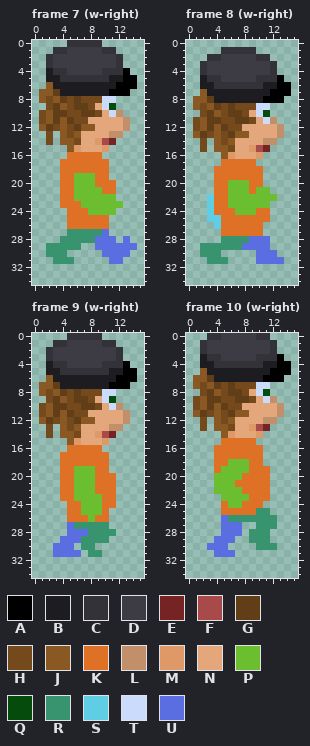
Pixel-art file -- art/cfe-reb.aseprite. The picture above is the old version.
16x35 pixels, 14 frames. Shown: frame 7 (w-right), frame 8 (w-right), frame 9 (w-right), frame 10 (w-right). The commit also changed other frames, which this record leaves out.
Palette (. is transparent): A #000000  B #1d1c21  C #333239  D #3d3b44  E #762323  F #a84a4a  G #613e18  H #744a1c  J #8a5822  K #df7126  L #c28f6b  M #df9968  N #e3a77b  P #6abe30  Q #054c0c  R #37946e  S #5fcde4  T #cbdbfc  U #5b6ee1
New version:
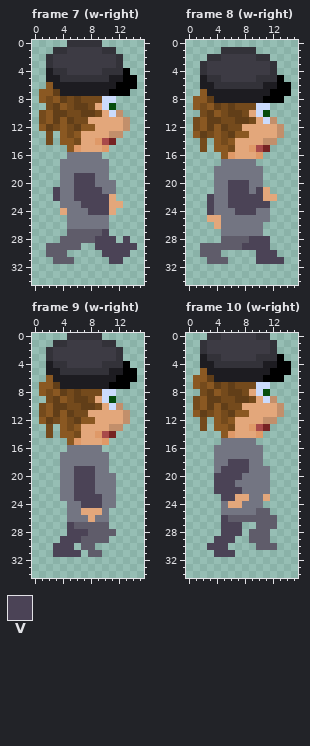
Colours new in this view: V #4b4356
Message: Colored walk
The edit:
@@ palette @@
-K #df7126
+K #737582
-R #37946e
+R #5f5c6a
--- frame 7 (w-right), layer "reb"
@@ x 0..15 @@
 18 ....KKKKKKK.....
-19 ....KKPPPKK.....
-20 ....KKPPPKKK....
-21 ....KKPPPPKK....
-22 ....KKPPPPPP....
-23 ....KKKPPPPPP...
-24 .....KKKPPPP....
+19 ....KKVVVKK.....
+20 ....KKVVVKKK....
+21 ...VKKVVVVKK....
+22 ...VKKVVVVVN....
+23 ....KKKVVVVNN...
+24 ....NKKKVVVN....
 25 .....KKKKKK.....
 26 .....KKKKKK.....
-27 .....RRRRRU.....
-28 ....RRRRRUUU.U..
-29 ..RRRRR..UUUUUU.
-30 ..RRR.....UUUU..
-31 ...RRR.....UU...
+27 .....RRRRRV.....
+28 ....RRRRRVVV.V..
+29 ..RRRRR..VVVVVV.
+30 ..RRR.....VVVV..
+31 ...RRR.....VV...
 32 ................
--- frame 8 (w-right), layer "reb"
@@ x 0..15 @@
 19 ....KKKKKKK.....
-20 ....KKPPPKK.....
-21 ....KKPPPKPP....
-22 ...SKKPPPPPPP...
-23 ...SKKPPPPPP....
-24 ...SKKKPPPKK....
-25 ...SSKKKKKKK....
-26 ....SKKKKKK.....
+20 ....KKVVVKK.....
+21 ....KKVVVKVN....
+22 ...VKKVVVVVNN...
+23 ...VKKVVVVVV....
+24 ...VKKKVVVKK....
+25 ...NNKKKKKKK....
+26 ....NKKKKKK.....
 27 .....KKKKKK.....
-28 .....RRRRUUU....
-29 ..RRRRRRUUUU....
-30 ..RRR.....UUU...
-31 ...RRR....UUUU..
+28 .....RRRRVVV....
+29 ..RRRRRRVVVV....
+30 ..RRR.....VVV...
+31 ...RRR....VVVV..
 32 ................
--- frame 9 (w-right), layer "reb"
@@ x 1..11 @@
 18 ...KKKKKKK.
-19 ...KKPPPKK.
-20 ...KKPPPKKK
-21 ...KKPPPKKK
-22 ...KKPPPKKK
-23 ...KKPPPPKK
-24 ....KKPPPKK
-25 ....KKPPPK.
-26 ....KKKPKK.
-27 ....URRRRR.
-28 ....UUURRRR
-29 ...UUURRRR.
-30 ..UUU.RR...
-31 ..UUUU.RR..
+19 ...KKVVVKK.
+20 ...KKVVVKKK
+21 ...KKVVVKKK
+22 ...KKVVVKKK
+23 ...KKVVVVKK
+24 ....KKVVVKK
+25 ....KKNNNK.
+26 ....KKKNKK.
+27 ....VRRRRR.
+28 ....VVVRRRR
+29 ...VVVRRRR.
+30 ..VVV.RR...
+31 ..VVVV.RR..
 32 ...........
--- frame 10 (w-right), layer "reb"
@@ x 0..15 @@
 17 ....KKKKKKK.....
-18 ....KKPPPKK.....
-19 ....KPPPPKKK....
-20 ....PPPPKKKK....
-21 ....PPPKKKKK....
-22 ....PPPPKKKK....
-23 .....PPPPKKK....
-24 .....KPPKKK.....
+18 ....KKVVVKK.....
+19 ....KVVVVKKK....
+20 ....VVVVKKKK....
+21 ....VVVKKKKK....
+22 ....VVVVKKKK....
+23 .....VVNNKKN....
+24 .....KNNKKK.....
 25 .....KKKKKRR....
-26 .....URRRRRRR...
-27 .....UUU..RRR...
-28 .....UUU.RRR....
-29 ....UUU..RRR....
-30 ...UUU....RRR...
-31 ....UUU.........
+26 .....VRRRRRRR...
+27 .....VVV..RRR...
+28 .....VVV.RRR....
+29 ....VVV..RRR....
+30 ...VVV....RRR...
+31 ....VVV.........
 32 ................
Boxes around the changes in both pictures, in picture pixels (x1, y1, x2, y2):
changed: (46, 152, 137, 264)
changed: (200, 159, 284, 264)
changed: (53, 445, 116, 557)
changed: (207, 438, 277, 557)
